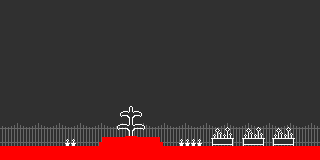
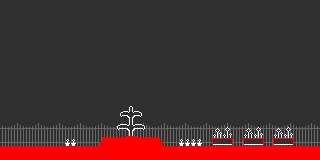
Before/after of a 320 x 160 layered artwork. What changed in the layer stack:
painted on "walls" over [211, 138, 295, 146]
